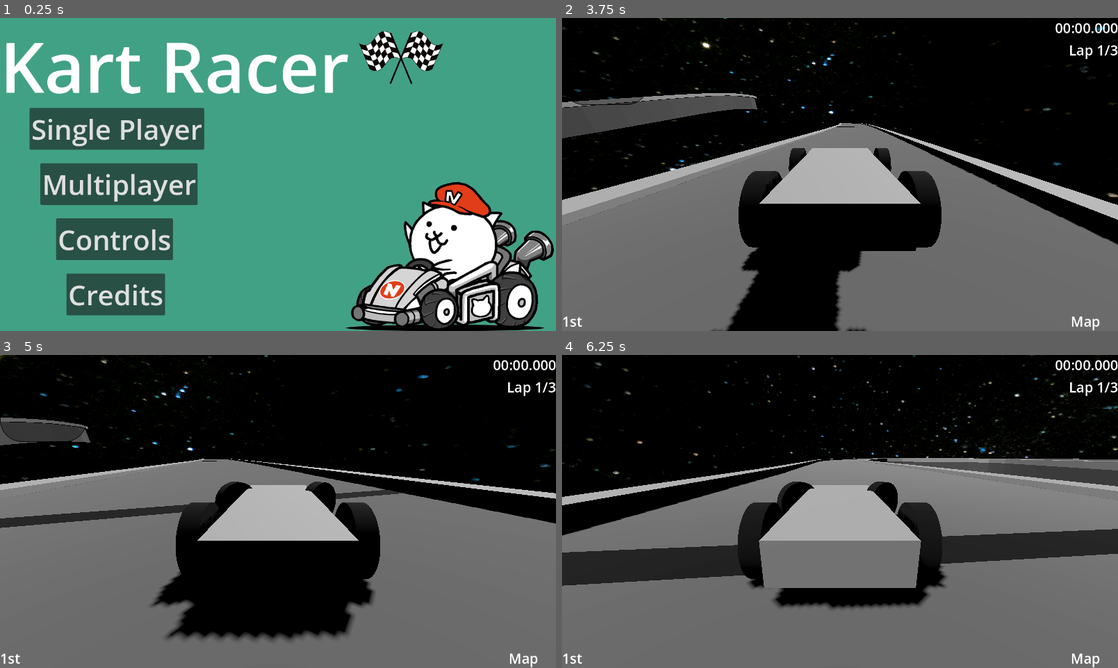
Above: before the commit, frames 1-4 (two rows, left to right).
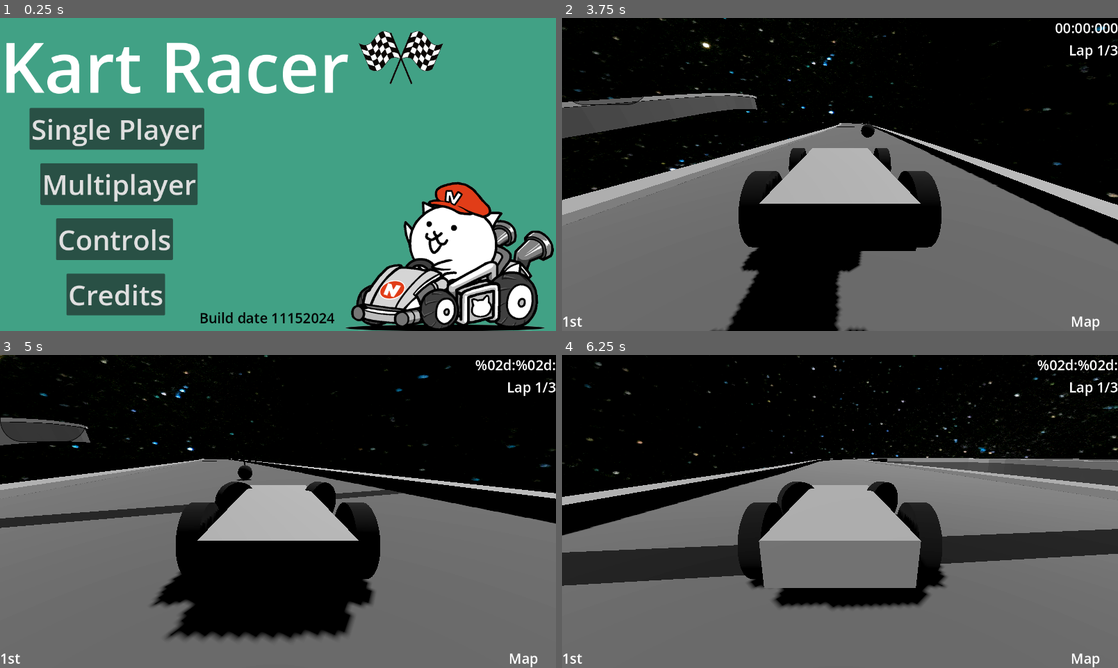
Above: after the commit, the same moments.

Repository: worcestertechnicalhighschool/kart-racer-origin
Game: Godot game, scene res://scenes/ui_scenes/menus/title_screen.tscn
Two runs of this game, one before a commit and one after it. Both use one fixed random seed, a clock stepped at 60 frames per second and the inputs below.
Inputs:
- Up to frame 1 (0.25 s): no input
- Up to frame 2 (3.75 s): click "Single Player" at 0.5 s; click "Go Back" at 1.25 s; click "Single Player" at 2 s; click "Single Player" at 2.75 s; click "curve_test" at 3.5 s
- Up to frame 3 (5 s): hold D (right) from 4.28 s (still down); hold Shift (drift) from 4.28 s (still down)
- Up to frame 4 (6.25 s): release D (right) at 5.03 s; release Shift (drift) at 5.03 s; hold S (backward) 5.03-5.78 s; tap Shift (drift) at 5.1 s; hold D (right) from 5.78 s (still down); hold Shift (drift) from 5.78 s (still down)

The runs differ from the first frame. In frame 1, 0.4% of the frame differs, in the area x 36-61%, y 94-98%; in frame 2, less than 0.1%; in frame 3, 0.4%, in the area x 42-100%, y 1-41%; in frame 4, 0.3%.

Commit message:
added functional car timer

Diff:
--- a/scenes/map_scenes/curve_test.tscn
+++ b/scenes/map_scenes/curve_test.tscn
@@ -1,11 +1,10 @@
-[gd_scene load_steps=13 format=3 uid="uid://reojy8we20ey"]
+[gd_scene load_steps=15 format=3 uid="uid://reojy8we20ey"]
 
 [ext_resource type="PackedScene" uid="uid://dkuwcntbn4jl2" path="res://scenes/object_scenes/car.tscn" id="1_rflty"]
 [ext_resource type="Texture2D" uid="uid://b3jjiel6oe0xy" path="res://assets/images/skyboxes/skybox_finance.jpg" id="1_tl23f"]
 [ext_resource type="PackedScene" uid="uid://cwatj2d6r6oql" path="res://scenes/object_scenes/checkpoint.tscn" id="3_4kmce"]
 [ext_resource type="PackedScene" uid="uid://bgfoxm83j36w0" path="res://scenes/object_scenes/oil.tscn" id="3_85lhp"]
 [ext_resource type="PackedScene" uid="uid://cpyib23l6r8wp" path="res://scenes/object_scenes/bomb.tscn" id="4_uocss"]
-[ext_resource type="PackedScene" uid="uid://bl7yp56hkp8e6" path="res://scenes/object_scenes/item_box.tscn" id="5_vu073"]
 
 [sub_resource type="PanoramaSkyMaterial" id="PanoramaSkyMaterial_tl4ks"]
 panorama = ExtResource("1_tl23f")
@@ -123,7 +122,7 @@
 transform = Transform3D(9, 0, 0, 0, 9, 0, 0, 0, 9, 323.1, 17.0421, 197.287)
 
 [node name="bomb" parent="Obstacles" instance=ExtResource("4_uocss")]
-transform = Transform3D(1, 0, 0, 0, 1, 0, 0, 0, 1, 351.363, 16.9246, 271.526)
+transform = Transform3D(1, 0, 0, 0, 1, 0, 0, 0, 1, 351.363, 19.4388, 271.526)
 
 [node name="Start Line" type="RigidBody3D" parent="."]
 transform = Transform3D(0.924626, 0, 0.380877, 0, 1, 0, -0.380877, 0, 0.924626, 370.894, -0.0969887, 284.317)
--- a/scenes/object_scenes/car.tscn
+++ b/scenes/object_scenes/car.tscn
@@ -3,7 +3,6 @@
 [ext_resource type="Script" path="res://scripts/car.gd" id="1_318nw"]
 [ext_resource type="PackedScene" uid="uid://bmwh6n8gr4wvd" path="res://scenes/ui_scenes/car_ui.tscn" id="2_1w8et"]
 [ext_resource type="PackedScene" uid="uid://cu6oq4whbnukt" path="res://scenes/ui_scenes/menus/pause_menu.tscn" id="3_8ffs4"]
-[ext_resource type="PackedScene" uid="uid://46f5221jq06n" path="res://scenes/ui_scenes/inventory.tscn" id="4_3gxtt"]
 
 [sub_resource type="BoxMesh" id="BoxMesh_ibdse"]
 
@@ -87,7 +86,3 @@
 [node name="Ui" parent="." instance=ExtResource("2_1w8et")]
 
 [node name="PauseMenu" parent="." instance=ExtResource("3_8ffs4")]
-
-[node name="PauseCooldownTimer" type="Timer" parent="."]
-
-[node name="PauseCooldownTimer2" type="Timer" parent="."]
--- a/scenes/ui_scenes/car_ui.tscn
+++ b/scenes/ui_scenes/car_ui.tscn
@@ -1,5 +1,6 @@
-[gd_scene load_steps=2 format=3 uid="uid://bmwh6n8gr4wvd"]
+[gd_scene load_steps=3 format=3 uid="uid://bmwh6n8gr4wvd"]
 
+[ext_resource type="Script" path="res://scripts/car_ui.gd" id="1_m1xia"]
 [ext_resource type="PackedScene" uid="uid://46f5221jq06n" path="res://scenes/ui_scenes/inventory.tscn" id="1_s61gj"]
 
 [node name="Ui" type="Control"]
@@ -9,6 +10,7 @@
 anchor_bottom = 1.0
 grow_horizontal = 2
 grow_vertical = 2
+script = ExtResource("1_m1xia")
 
 [node name="Lap" type="Label" parent="."]
 layout_mode = 1
@@ -42,7 +44,9 @@
 offset_bottom = 45.0
 grow_horizontal = 0
 theme_override_font_sizes/font_size = 32
-text = "00:00.000"
+text = "00:00:000"
+
+[node name="Timer" type="Timer" parent="."]
 
 [node name="Map" type="Label" parent="."]
 layout_mode = 1
@@ -60,3 +64,5 @@
 
 [node name="Inventory" parent="." instance=ExtResource("1_s61gj")]
 layout_mode = 0
+
+[connection signal="timeout" from="Timer" to="." method="_on_timer_timeout"]
--- a/scenes/ui_scenes/menus/title_screen.tscn
+++ b/scenes/ui_scenes/menus/title_screen.tscn
@@ -84,4 +84,14 @@
 scale = Vector2(0.416222, 0.402555)
 texture = ExtResource("4_tjyxy")
 
+[node name="Build Date text" type="Label" parent="."]
+layout_mode = 0
+offset_left = 459.0
+offset_top = 667.0
+offset_right = 770.0
+offset_bottom = 712.0
+theme_override_colors/font_color = Color(0, 0, 0, 1)
+theme_override_font_sizes/font_size = 32
+text = "Build date 11152024"
+
 [connection signal="pressed" from="text and buttons/Single_Player" to="." method="_on_single_player_pressed"]
--- a/scenes/ui_scenes/menus/track_select.tscn
+++ b/scenes/ui_scenes/menus/track_select.tscn
@@ -69,11 +69,6 @@
 theme_override_font_sizes/font_size = 32
 text = "Go Back"
 
-[node name="TextureButton" type="TextureButton" parent="."]
-layout_mode = 0
-offset_right = 40.0
-offset_bottom = 40.0
-
 [connection signal="pressed" from="curve_test/curve_test_button" to="." method="_on_texture_button_pressed"]
 [connection signal="pressed" from="donut_test/donut_test_button" to="." method="_on_donut_test_button_pressed"]
 [connection signal="pressed" from="Go back" to="." method="_on_button_pressed"]
--- a/scripts/car.gd
+++ b/scripts/car.gd
@@ -20,16 +20,18 @@
 
 
 extends VehicleBody3D
+
 @onready var blwheel = $BackLeftWheel
 @onready var brwheel = $BackRightWheel
 @onready var flwheel = $FrontLeftWheel
 @onready var frwheel = $FrontRightWheel
 @onready var camera = $Cameras/FrontCamera
+@onready var ui = $Ui
+@onready var pausemenu = $PauseMenu
+
 @export var inventory = []
 @export var MAX_STEER = 0.9
 @export var ENGINE_POWER = 500
-@onready var ui = $Ui
-@onready var pausemenu = $PauseMenu
 @export var DRIFT = 1
 
 var drift
--- /dev/null
+++ b/scripts/car_ui.gd
@@ -0,0 +1,17 @@
+extends Control
+
+@onready var label = $Time
+@onready var timer = $Timer
+@onready var actual_timer : int = 0
+
+func _ready() -> void:
+	$Timer.start()
+
+func _on_timer_timeout() -> void:
+	actual_timer += 1
+	#var hours = int(actual_timer / 60) / 60
+	var minutes = int(actual_timer / 60)
+	var seconds = actual_timer - minutes * 60
+	var milliseconds = int(actual_timer / 1000)
+
+	$Time.text = '%02d:%02d:' + str(milliseconds) % [minutes, seconds, milliseconds]
